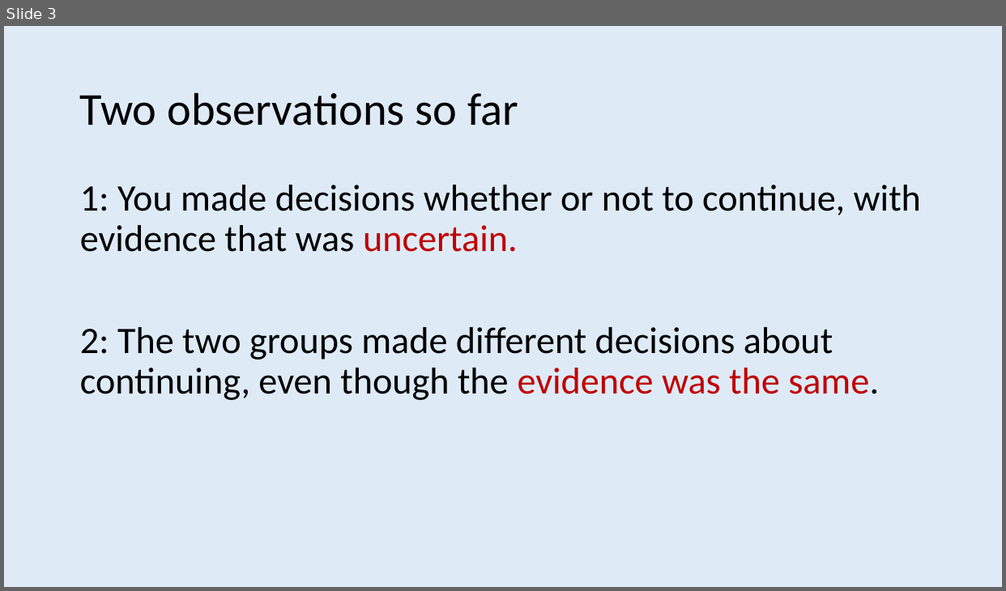
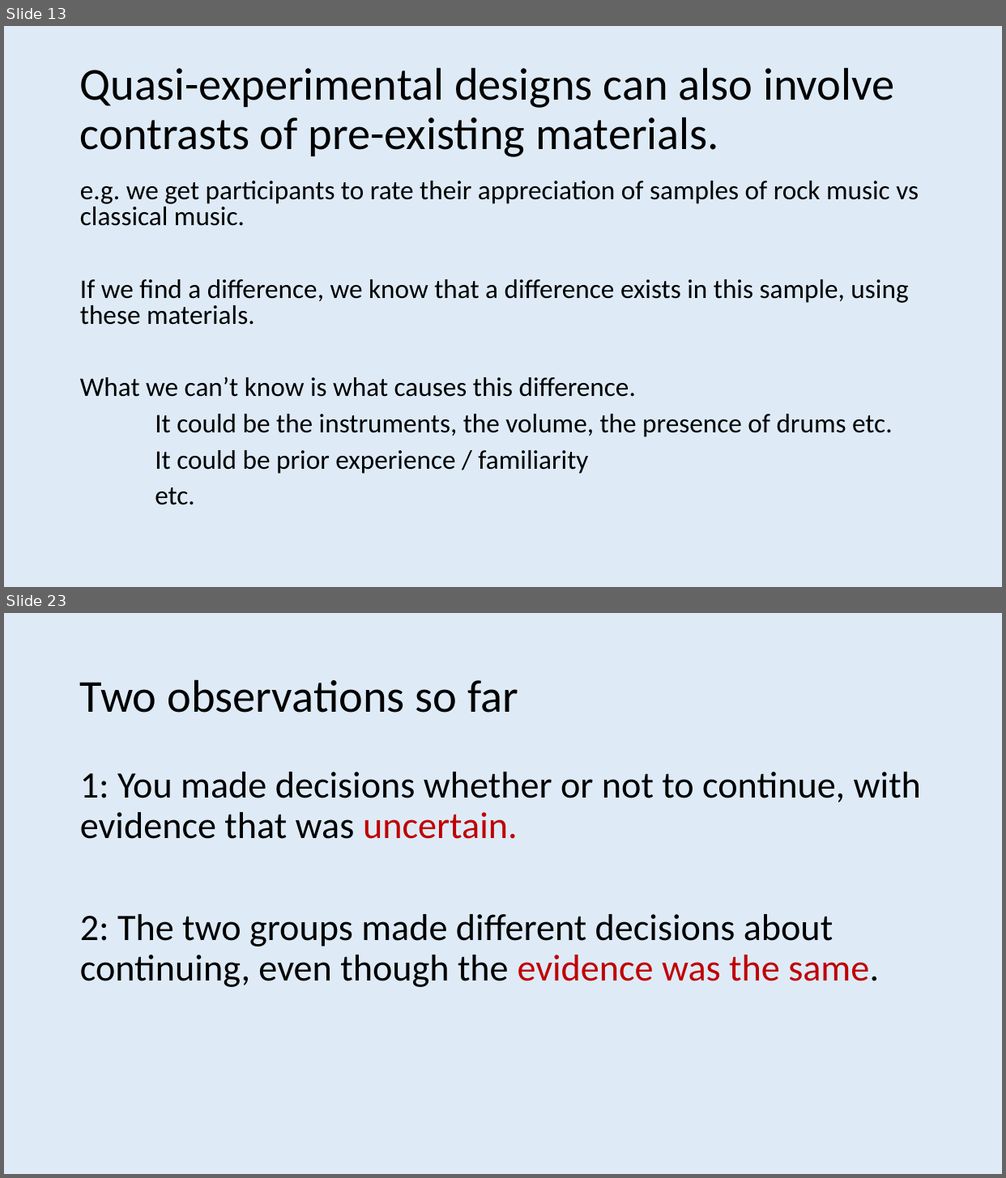
Before and after one commit to ajwills72/rmhealth-found, a slide deck: docs/statistical_inference.pptx. Shown one above the other, each under a label of ours: slide 3 before the commit, slides 13 and 23 after it; the slides between them are not shown. The pictures are 1006x591 and 1006x1178 pixels, drawn with LibreOffice and Linux fonts; fonts in the diff are those of the drawing. Boxes give left, top, right and bottom in pixels: in the first picture for what was removed or moved away, otherwise in the second. Text is boxed around its words. In the diff, an @@ line names an element or a change of style, - is before the commit and + after.

Commit message:
Update Lecture 4 materials

```diff
--- a/docs/statistical_inference.pptx
+++ b/docs/statistical_inference.pptx
@@ slide 13 added at (4,26,1002,587), background #DEEBF7 @@
@@ title added at (80,67,894,157), 44 pt, text #000000 @@
+Quasi-experimental designs can also involve contrasts of pre-existing materials.
@@ text added at (80,181,918,506), 25.9 pt, text #000000 @@
+e.g. we get participants to rate their appreciation of samples of rock music vs classical music.
+If we find a difference, we know that a difference exists in this sample, using these materials.
+What we can’t know is what causes this difference.
+It could be the instruments, the volume, the presence of drums etc.
+It could be prior experience / familiarity
+etc.
@@ what was slide 3 is now slide 23 @@
```
Also in this commit, not shown: 7 slides changed, 22 other slides added, 13 slides removed, 4 other files.
